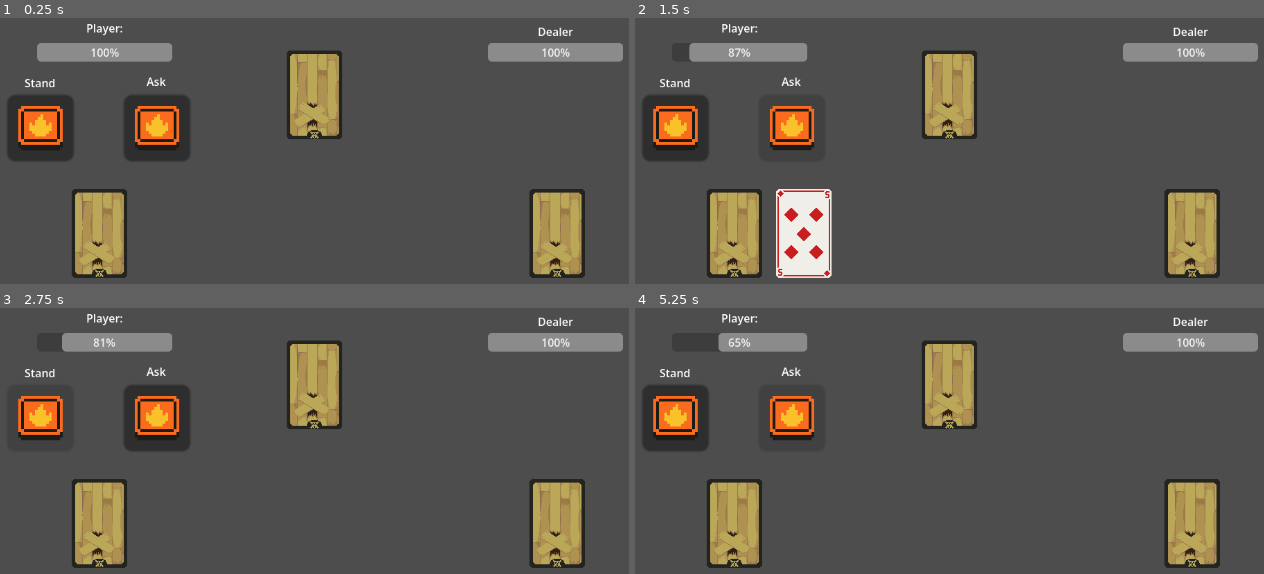
Above: before the commit, frames 1-4 (two rows, left to right).
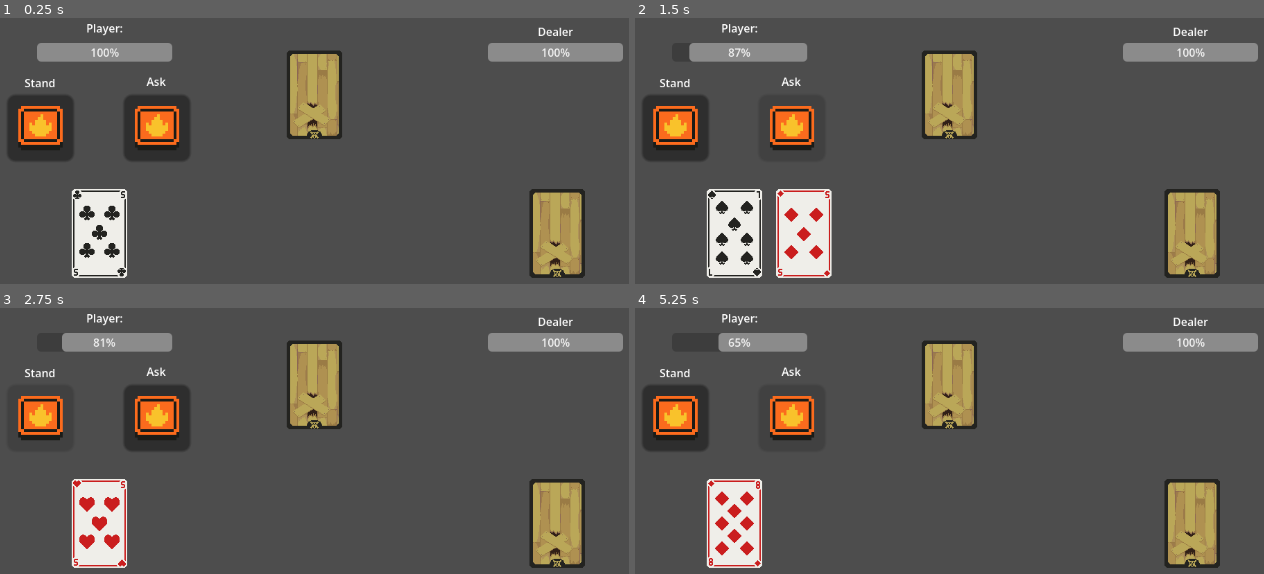
Above: after the commit, the same moments.

Repository: RoyLemon/BlackJack-Base
Game: Godot game, scene res://Scenes/main.tscn
The game is run twice, just before and just after one commit, with the same random seed, the same clock (stepped at 60 frames per second) and the same inputs.
Inputs (mouse positions are in pixels of both pictures, inside the frame that each line leads up to):
- Up to frame 1 (0.25 s): no input
- Up to frame 2 (1.5 s): click (672, 127) at 0.5 s; click (792, 127) at 1.25 s
- Up to frame 3 (2.75 s): click (37, 417) at 2 s
- Up to frame 4 (5.25 s): click (792, 417) at 2.75 s; click (672, 417) at 3.5 s; click (792, 417) at 4.25 s; tap Enter at 5 s

The runs differ from the first frame. In frame 1, 2.8% of the frame differs, in the area x 11-21%, y 64-98%; in frame 2, 2.8%; in frame 3, 3.0%; in frame 4, 3.0%.

Commit message:
Front up cards

Diff:
--- a/Scripts/CardManager.gd
+++ b/Scripts/CardManager.gd
@@ -57,6 +57,7 @@
 	if deck.is_empty(): return
 	var player_card = deck.pop_back()
 	var p_offset = Vector2(player_hand.size() * 100, 0)
+	player_card.sprite.texture = player_card.data.front_sprite
 	player_card.position = player_deck_position.position + p_offset
 	player_hand.append(player_card)
 
